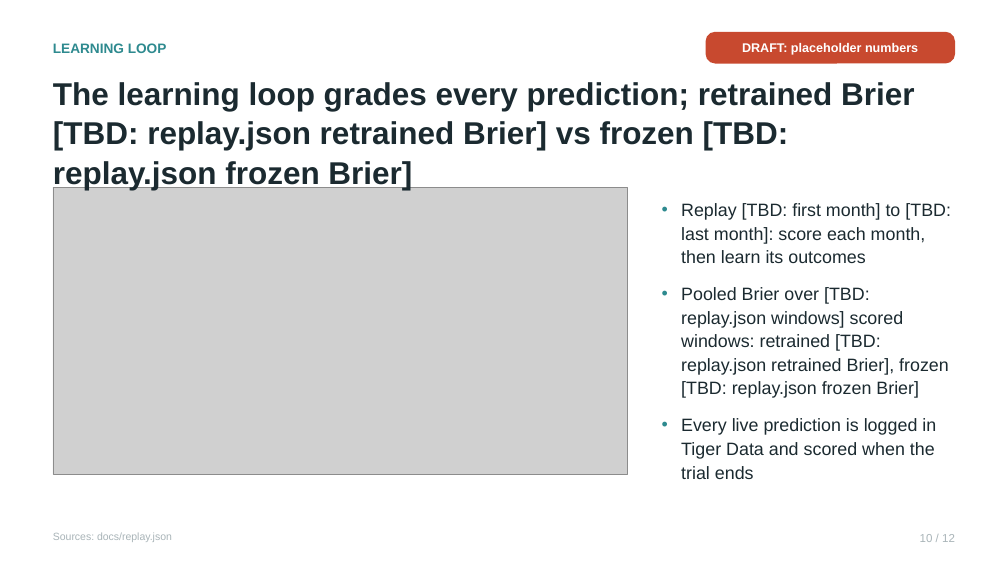
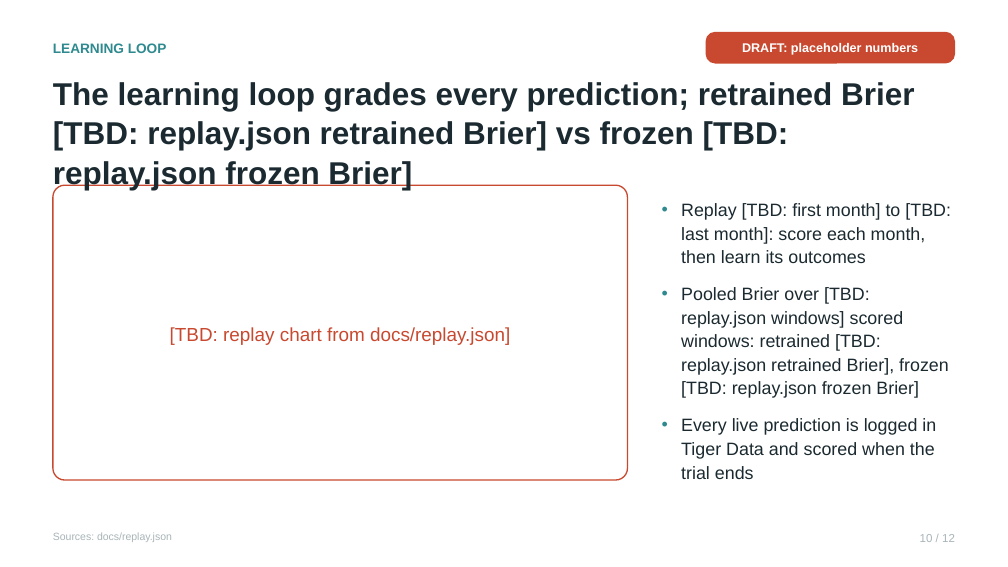
Before and after one commit to RaghulKS/Clinova, a slide deck: slide 10 of docs/deck/clinova.pptx. Drawn at 1008x567 pixels with LibreOffice and Linux fonts; fonts in the diff are those of the drawing; grey boxes stand for pictures. Boxes give left, top, right and bottom in pixels: in the first picture for what was removed or moved away, otherwise in the second. Text is boxed around its words. In the diff, an @@ line names an element or a change of style, - is before the commit and + after.

```diff
--- a/docs/deck/clinova.pptx
+++ b/docs/deck/clinova.pptx
@@ picture removed at <box>53,188,628,475</box> @@
@@ rounded rectangle added at <box>53,185,628,480</box>, outline #C8492F 1.25 pt @@
@@ text added at <box>170,327,510,345</box>, 18 pt, text #C8492F @@
+[TBD: replay chart from docs/replay.json]
```
Also in this commit, not shown: 1 other slide changed, 7 other files.
